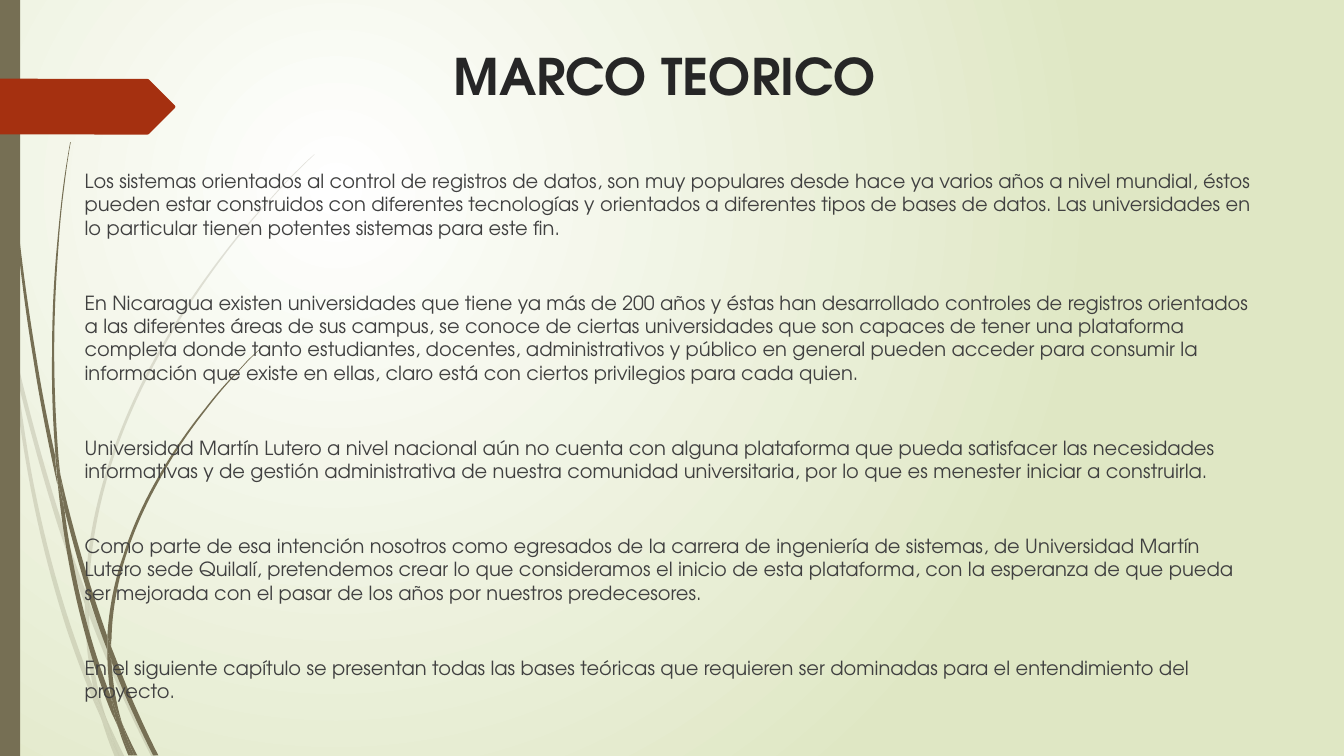
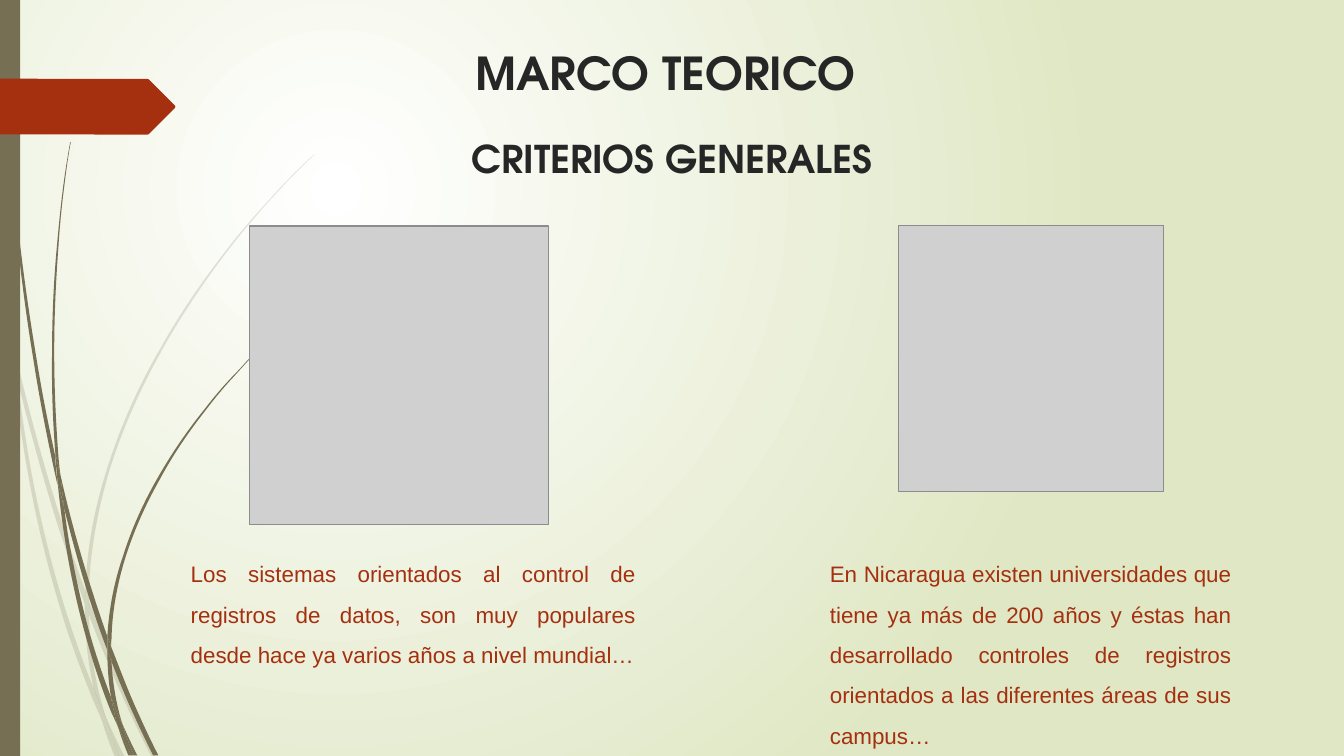
Before and after one commit to francha23/sistema-de-notas, a slide deck: slide 10 of Presentacion/El principio de la sabiduría es el temor.pptx. Drawn at 1344x756 pixels with LibreOffice and Linux fonts; fonts in the diff are those of the drawing; grey boxes stand for pictures. Boxes give left, top, right and bottom in pixels: in the first picture for what was removed or moved away, otherwise in the second. Text is boxed around its words. In the diff, an @@ line names an element or a change of style, - is before the commit and + after.

```diff
--- a/Presentacion/El principio de la sabiduría es el temor.pptx
+++ b/Presentacion/El principio de la sabiduría es el temor.pptx
@@ title "MARCO TEORICO" at [476, 56, 855, 91]: size 36 to 32.4 pt @@
@@ text added at [472, 144, 872, 174], 27.3 pt, text #262626, bold @@
+CRITERIOS GENERALES
@@ text removed at [85, 173, 1251, 707] @@
-Los sistemas orientados al control de registros de datos, son muy populares desde hace ya varios años a nivel mundial, éstos pueden estar construidos con diferentes tecnologías y orientados a diferentes tipos de bases de datos. Las universidades en lo particular tienen potentes sistemas para este fin.
-En Nicaragua existen universidades que tiene ya más de 200 años y éstas han desarrollado controles de registros orientados a las diferentes áreas de sus campus, se conoce de ciertas universidades que son capaces de tener una plataforma completa donde tanto estudiantes, docentes, administrativos y público en general pueden acceder para consumir la información que existe en ellas, claro está con ciertos privilegios para cada quien.
-Universidad Martín Lutero a nivel nacional aún no cuenta con alguna plataforma que pueda satisfacer las necesidades informativas y de gestión administrativa de nuestra comunidad universitaria, por lo que es menester iniciar a construirla.
-Como parte de esa intención nosotros como egresados de la carrera de ingeniería de sistemas, de Universidad Martín Lutero sede Quilalí, pretendemos crear lo que consideramos el inicio de esta plataforma, con la esperanza de que pueda ser mejorada con el pasar de los años por nuestros predecesores.
-En el siguiente capítulo se presentan todas las bases teóricas que requieren ser dominadas para el entendimiento del proyecto.
@@ picture added at [250, 226, 548, 524] @@
@@ picture added at [898, 226, 1164, 491] @@
@@ text added at [191, 565, 635, 668], 16 pt, text #A53010 @@
+Los sistemas orientados al control de registros de datos, son muy populares desde hace ya varios años a nivel mundial…
@@ text added at [830, 565, 1231, 749], 16 pt, text #A53010 @@
+En Nicaragua existen universidades que tiene ya más de 200 años y éstas han desarrollado controles de registros orientados a las diferentes áreas de sus campus…
```
Also in this commit, not shown: 9 other slides changed, 2 slides added, 41 slides removed.
